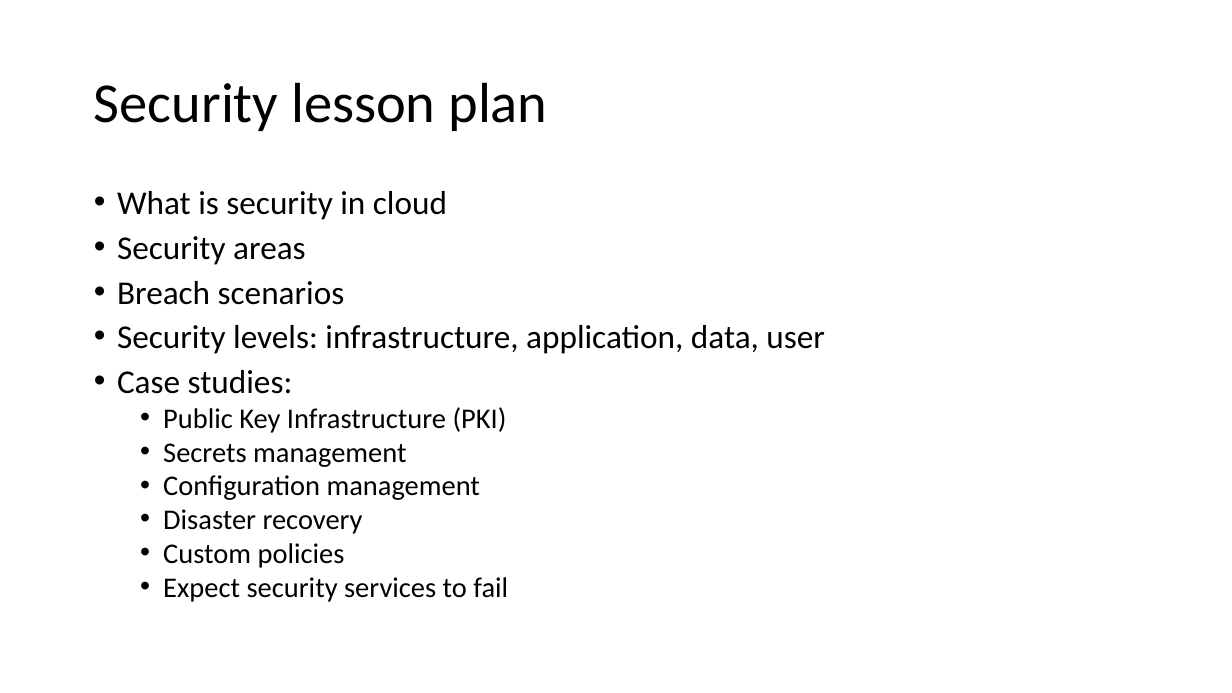
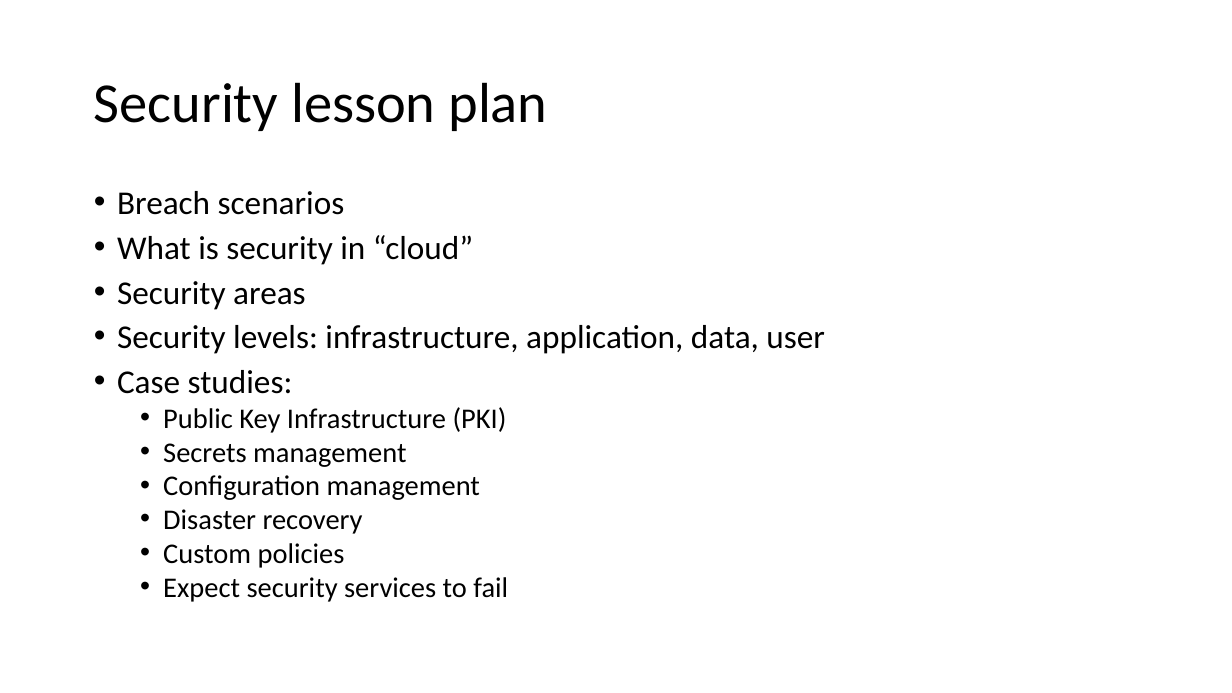
Before and after one commit to v1r7u/cloud_computing_old, a slide deck: slide 4 of presentations/04_Security.pptx. Drawn at 1232x693 pixels with LibreOffice and Linux fonts; fonts in the diff are those of the drawing. Boxes give left, top, right and bottom in pixels: in the first picture for what was removed or moved away, otherwise in the second. Text is boxed around its words. In the diff, an @@ line names an element or a change of style, - is before the commit and + after.

```diff
--- a/presentations/04_Security.pptx
+++ b/presentations/04_Security.pptx
@@ text at bbox=[117, 191, 473, 265]: text changed @@
-• What is security in cloud
+• Breach scenarios
+• What is security in “cloud”
@@ text at bbox=[117, 281, 345, 305]: paragraph removed @@
-• Breach scenarios
```
Also in this commit, not shown: 5 other slides changed, 3 slides added, 19 other files.
